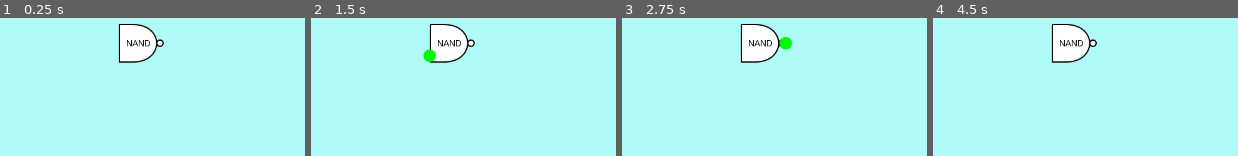
Above: before the commit, frames 1-4 (left to right).
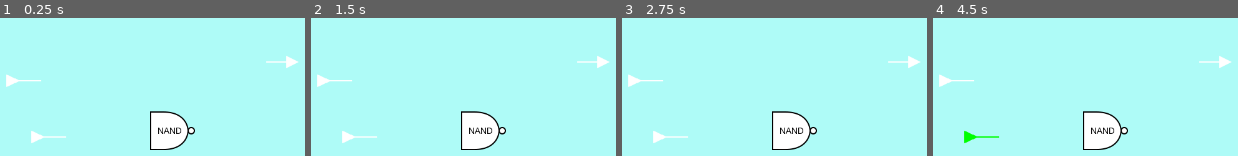
Above: after the commit, the same moments.

Repository: andrew-wilkes/digital-logic
Game: Godot game, scene res://parts/lib/nand.tscn
The game is run twice, just before and just after one commit, with the same random seed, the same clock (stepped at 60 frames per second) and the same inputs. This scene is started directly instead of the project's main scene.
Inputs (mouse positions are in pixels of both pictures, inside the frame that each line leads up to):
- Up to frame 1 (0.25 s): no input
- Up to frame 2 (1.5 s): tap Enter at 0.5 s; move the mouse to (429, 30) at 0.52 s; click (429, 30) at 0.67 s; tap Space at 1.25 s; move the mouse to (429, 55) at 1.27 s; click (429, 55) at 1.42 s
- Up to frame 3 (2.75 s): tap Enter at 2 s; move the mouse to (786, 42) at 2.02 s; click (786, 42) at 2.17 s
- Up to frame 4 (4.5 s): tap Space at 2.75, 4.25 s; move the mouse to (1073, 42) at 2.77 s; click (1073, 42) at 2.92 s; tap Enter at 3.5 s; move the mouse to (outside the picture) at 3.52 s; click (outside the picture) at 3.67 s; move the mouse to (978, 136) at 4.27 s; click (978, 136) at 4.42 s

The runs differ from the first frame. In frame 1, 7.5% of the frame differs, in the area x 1-98%, y 4-96%; in frame 2, 7.7%; in frame 3, 7.7%; in frame 4, 7.5%.

Commit message:
Use global position for confirm dialog

Diff:
--- a/game/Circuit.gd
+++ b/game/Circuit.gd
@@ -267,14 +267,15 @@
 
 func confirm_part_delete(_part):
 	part_to_delete = _part
-	$c/Confirm.rect_position = _part.position
+	$c/Confirm.rect_position = _part.global_position
 	$c/Confirm.popup()
 
 
 func part_delete():
-	part_to_delete.delete_wires()
-	part_to_delete.queue_free()
-	part_to_delete = null
+	if part_to_delete:
+		part_to_delete.delete_wires()
+		part_to_delete.queue_free()
+		part_to_delete = null
 
 
 func pinclick(gate, pin):
--- a/game/Main.tscn
+++ b/game/Main.tscn
@@ -25,9 +25,9 @@
 
 [node name="VBox" type="VBoxContainer" parent="."]
 margin_left = 402.0
-margin_top = 104.0
+margin_top = 144.0
 margin_right = 878.0
-margin_bottom = 616.0
+margin_bottom = 656.0
 custom_constants/separation = 50
 
 [node name="Label" type="Label" parent="VBox"]
--- /dev/null
+++ b/game/parts/lib/3gates.json
@@ -0,0 +1 @@
+{"file_name":"3gates","offset":{"x":130,"y":20},"parts":[{"id":0,"wires":[[1,0],[2,0]]},{"id":1,"wires":[[0,1],[2,1]]},{"id":2,"wires":[[3,0]]},{"id":3,"wires":[]},{"id":4,"wires":[[0,0]]},{"id":5,"wires":[[1,1]]}],"title":"3 Gates"}
--- /dev/null
+++ b/game/parts/lib/3gates.tscn
@@ -0,0 +1,78 @@
+[gd_scene load_steps=8 format=2]
+
+[ext_resource path="res://parts/Gate.gd" type="Script" id=1]
+[ext_resource path="res://parts/Input.gd" type="Script" id=2]
+[ext_resource path="res://parts/Output.gd" type="Script" id=3]
+[ext_resource path="res://parts/bNAND.tscn" type="PackedScene" id=4]
+[ext_resource path="res://parts/dNOR.tscn" type="PackedScene" id=5]
+[ext_resource path="res://parts/zOutput.tscn" type="PackedScene" id=6]
+[ext_resource path="res://parts/zInput.tscn" type="PackedScene" id=7]
+
+[node name="Parts" type="Node2D"]
+position = Vector2( 130, 20 )
+
+[node name="NAND" type="Node2D" parent="." instance=ExtResource( 4 )]
+position = Vector2( 290, 110 )
+z_index = 1
+script = ExtResource( 1 )
+highlight_pin = true
+highlight_part = true
+moveable = true
+wireable = true
+show_state = false
+is_ext_input = false
+gate_type = "NAND"
+
+[node name="NAND47" type="Node2D" parent="." instance=ExtResource( 4 )]
+position = Vector2( 340, 340 )
+z_index = 1
+script = ExtResource( 1 )
+highlight_pin = true
+highlight_part = true
+moveable = true
+wireable = true
+show_state = false
+is_ext_input = false
+gate_type = "NAND"
+
+[node name="NOR" type="Node2D" parent="." instance=ExtResource( 5 )]
+position = Vector2( 530, 210 )
+z_index = 1
+script = ExtResource( 1 )
+highlight_pin = true
+highlight_part = true
+moveable = true
+wireable = true
+show_state = false
+is_ext_input = false
+gate_type = "NOR"
+
+[node name="Output" type="Node2D" parent="." instance=ExtResource( 6 )]
+position = Vector2( 800, 200 )
+script = ExtResource( 3 )
+highlight_pin = true
+highlight_part = true
+moveable = true
+wireable = true
+show_state = true
+is_ext_input = false
+
+[node name="Input" type="Node2D" parent="." instance=ExtResource( 7 )]
+position = Vector2( 180, 100 )
+script = ExtResource( 2 )
+highlight_pin = true
+highlight_part = true
+moveable = true
+wireable = true
+show_state = true
+is_ext_input = true
+
+[node name="Input53" type="Node2D" parent="." instance=ExtResource( 7 )]
+position = Vector2( 190, 360 )
+script = ExtResource( 2 )
+highlight_pin = true
+highlight_part = true
+moveable = true
+wireable = true
+show_state = true
+is_ext_input = true
--- a/game/parts/lib/nand.json
+++ b/game/parts/lib/nand.json
@@ -1 +1 @@
-{"file_name":"nand","offset":{"x":0,"y":0},"parts":[{"id":0,"wires":[]}],"title":"NAND"}
+{"file_name":"nand","offset":{"x":-20,"y":-10},"parts":[{"id":0,"wires":[[2,0]]},{"id":1,"wires":[[0,0]]},{"id":2,"wires":[]},{"id":3,"wires":[[0,1]]}],"title":"NAND"}
--- a/game/parts/lib/nand.tscn
+++ b/game/parts/lib/nand.tscn
@@ -1,12 +1,17 @@
-[gd_scene load_steps=3 format=2]
+[gd_scene load_steps=7 format=2]
 
 [ext_resource path="res://parts/Gate.gd" type="Script" id=1]
 [ext_resource path="res://parts/bNAND.tscn" type="PackedScene" id=2]
+[ext_resource path="res://parts/Input.gd" type="Script" id=3]
+[ext_resource path="res://parts/Output.gd" type="Script" id=4]
+[ext_resource path="res://parts/zInput.tscn" type="PackedScene" id=5]
+[ext_resource path="res://parts/zOutput.tscn" type="PackedScene" id=6]
 
 [node name="Parts" type="Node2D"]
+position = Vector2( -20, -10 )
 
-[node name="NAND33" type="Node2D" parent="." instance=ExtResource( 2 )]
-position = Vector2( 410, 130 )
+[node name="NAND335760" type="Node2D" parent="." instance=ExtResource( 2 )]
+position = Vector2( 480, 280 )
 z_index = 1
 script = ExtResource( 1 )
 highlight_pin = true
@@ -16,3 +21,33 @@
 show_state = false
 is_ext_input = false
 gate_type = "NAND"
+
+[node name="Input" type="Node2D" parent="." instance=ExtResource( 5 )]
+position = Vector2( 250, 200 )
+script = ExtResource( 3 )
+highlight_pin = true
+highlight_part = true
+moveable = true
+wireable = true
+show_state = true
+is_ext_input = true
+
+[node name="Output" type="Node2D" parent="." instance=ExtResource( 6 )]
+position = Vector2( 650, 170 )
+script = ExtResource( 4 )
+highlight_pin = true
+highlight_part = true
+moveable = true
+wireable = true
+show_state = true
+is_ext_input = false
+
+[node name="Input63" type="Node2D" parent="." instance=ExtResource( 5 )]
+position = Vector2( 290, 290 )
+script = ExtResource( 3 )
+highlight_pin = true
+highlight_part = true
+moveable = true
+wireable = true
+show_state = true
+is_ext_input = true
--- a/game/parts/lib/nor.json
+++ b/game/parts/lib/nor.json
@@ -1 +1 @@
-{"file_name":"nor","offset":{"x":0,"y":0},"parts":[{"id":0,"wires":[]}],"title":"NOR"}
+{"file_name":"nor","offset":{"x":0,"y":0},"parts":[{"id":0,"wires":[[2,0]]},{"id":1,"wires":[[0,0]]},{"id":2,"wires":[]}],"title":"NOR"}
--- a/game/parts/lib/nor.tscn
+++ b/game/parts/lib/nor.tscn
@@ -1,12 +1,16 @@
-[gd_scene load_steps=3 format=2]
+[gd_scene load_steps=7 format=2]
 
 [ext_resource path="res://parts/Gate.gd" type="Script" id=1]
 [ext_resource path="res://parts/dNOR.tscn" type="PackedScene" id=2]
+[ext_resource path="res://parts/Input.gd" type="Script" id=3]
+[ext_resource path="res://parts/zInput.tscn" type="PackedScene" id=4]
+[ext_resource path="res://parts/Output.gd" type="Script" id=5]
+[ext_resource path="res://parts/zOutput.tscn" type="PackedScene" id=6]
 
 [node name="Parts" type="Node2D"]
 
 [node name="NOR41" type="Node2D" parent="." instance=ExtResource( 2 )]
-position = Vector2( 320, 200 )
+position = Vector2( 350, 230 )
 z_index = 1
 script = ExtResource( 1 )
 highlight_pin = true
@@ -16,3 +20,23 @@
 show_state = false
 is_ext_input = false
 gate_type = "NOR"
+
+[node name="Input" type="Node2D" parent="." instance=ExtResource( 4 )]
+position = Vector2( 190, 190 )
+script = ExtResource( 3 )
+highlight_pin = true
+highlight_part = true
+moveable = true
+wireable = true
+show_state = true
+is_ext_input = true
+
+[node name="Output" type="Node2D" parent="." instance=ExtResource( 6 )]
+position = Vector2( 460, 230 )
+script = ExtResource( 5 )
+highlight_pin = true
+highlight_part = true
+moveable = true
+wireable = true
+show_state = true
+is_ext_input = false
--- /dev/null
+++ b/game/parts/lib/testcirc.json
@@ -0,0 +1 @@
+{"file_name":"testcirc","offset":{"x":0,"y":0},"parts":[{"id":0,"wires":[[1,0]]},{"id":1,"wires":[[3,0]]},{"id":2,"wires":[[0,0]]},{"id":3,"wires":[]},{"id":4,"wires":[[0,1],[1,1]]}],"title":"Test"}
--- /dev/null
+++ b/game/parts/lib/testcirc.tscn
@@ -0,0 +1,64 @@
+[gd_scene load_steps=7 format=2]
+
+[ext_resource path="res://parts/Gate.gd" type="Script" id=1]
+[ext_resource path="res://parts/Input.gd" type="Script" id=2]
+[ext_resource path="res://parts/Output.gd" type="Script" id=3]
+[ext_resource path="res://parts/zInput.tscn" type="PackedScene" id=4]
+[ext_resource path="res://parts/zOutput.tscn" type="PackedScene" id=5]
+[ext_resource path="res://parts/cOR.tscn" type="PackedScene" id=6]
+
+[node name="Parts" type="Node2D"]
+
+[node name="OR" type="Node2D" parent="." instance=ExtResource( 6 )]
+position = Vector2( 420, 200 )
+z_index = 1
+script = ExtResource( 1 )
+highlight_pin = true
+highlight_part = true
+moveable = true
+wireable = true
+show_state = false
+is_ext_input = false
+gate_type = "OR"
+
+[node name="OR71" type="Node2D" parent="." instance=ExtResource( 6 )]
+position = Vector2( 580, 190 )
+z_index = 1
+script = ExtResource( 1 )
+highlight_pin = true
+highlight_part = true
+moveable = true
+wireable = true
+show_state = false
+is_ext_input = false
+gate_type = "OR"
+
+[node name="Input" type="Node2D" parent="." instance=ExtResource( 4 )]
+position = Vector2( 320, 190 )
+script = ExtResource( 2 )
+highlight_pin = true
+highlight_part = true
+moveable = true
+wireable = true
+show_state = true
+is_ext_input = true
+
+[node name="Output" type="Node2D" parent="." instance=ExtResource( 5 )]
+position = Vector2( 710, 200 )
+script = ExtResource( 3 )
+highlight_pin = true
+highlight_part = true
+moveable = true
+wireable = true
+show_state = true
+is_ext_input = false
+
+[node name="Input75" type="Node2D" parent="." instance=ExtResource( 4 )]
+position = Vector2( 280, 230 )
+script = ExtResource( 2 )
+highlight_pin = true
+highlight_part = true
+moveable = true
+wireable = true
+show_state = true
+is_ext_input = true
